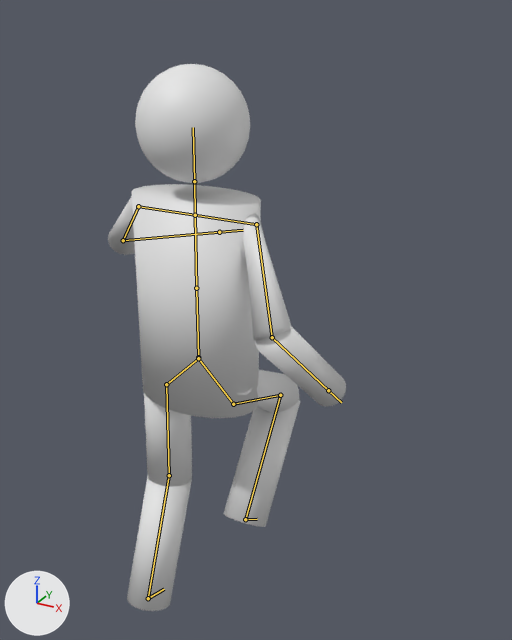
Before and after pictures for a commit that changed the Blender file Content/Resources/Character02.blend.
Both versions are drawn from a 50 mm camera at (55.1, -81.9, 95.2) aimed at (4.2, 10.8, 48.9). The axes (+X, +Y, +Z) are drawn at lower left. The lights are the same throughout. Both versions are drawn at frame 10 of the action 'jump'; the numbers are the values there. The bones that bend it are drawn over the model as lines.
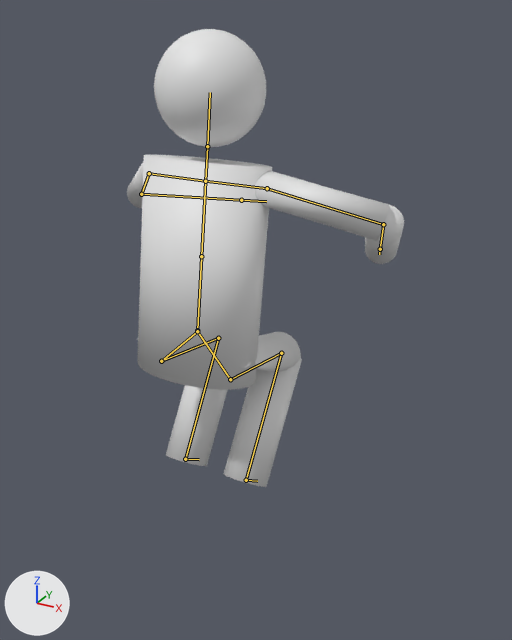
Boxes (x1, y1, x2, y2) around the edits, measured in the pictures (512 x 640 px):
'mesh', posed (16% wider, 16% shorter): before (108, 64, 346, 611); after (127, 29, 404, 487)
bone 'spine01', root to tip: before (198, 357) to (196, 288); after (197, 330) to (201, 256)
bone 'upperarm_l', root to tip: before (138, 206) to (123, 240); after (149, 173) to (141, 194)
bone 'upperarm_r', root to tip: before (256, 224) to (272, 337); after (267, 188) to (383, 224)
bone 'lowerarm_r', root to tip: before (272, 337) to (328, 390); after (383, 224) to (380, 249)
bone 'thigh_l', root to tip: before (166, 384) to (169, 475); after (161, 361) to (218, 338)
bone 'calf_l', root to tip: before (169, 475) to (148, 598); after (218, 338) to (185, 459)
bone 'thigh_r', root to tip: before (233, 404) to (280, 395); after (230, 379) to (281, 353)
bone 'calf_r', root to tip: before (280, 395) to (245, 519); after (281, 353) to (246, 480)

The edits, one by one:
Bone 'spine01' (bone_spine01) moves from (0.0, 0.0, 0.0) to (0.0, 0.46, 0.0).
Bone 'spine01' (bone_spine01) turns from (-1, 0, 0) to (-9, 0, 0) degrees about its own x, y and z.
Bone 'upperarm_l' (bone_upperarm_l) turns from (-38, 30, 19) to (-51, 21, 1) degrees about its own x, y and z.
Bone 'upperarm_r' (bone_upperarm_r) turns from (45, -38, -89) to (-26, -35, 3) degrees about its own x, y and z.
Bone 'lowerarm_r' (bone_lowerarm_r) turns from (-80, 34, -1) to (-86, 15, -12) degrees about its own x, y and z.
Bone 'thigh_l' (bone_thigh_l) turns from (0, 0, 1) to (0, 0, -89) degrees about its own x, y and z.
Bone 'calf_l' (bone_calf_l) turns from (0, 0, 19) to (0, 0, 113) degrees about its own x, y and z.
Bone 'thigh_r' (bone_thigh_r) turns from (0, 0, 69) to (0, 0, 89) degrees about its own x, y and z.
Bone 'calf_r' (bone_calf_r) turns from (0, 0, -103) to (0, 0, -115) degrees about its own x, y and z.
